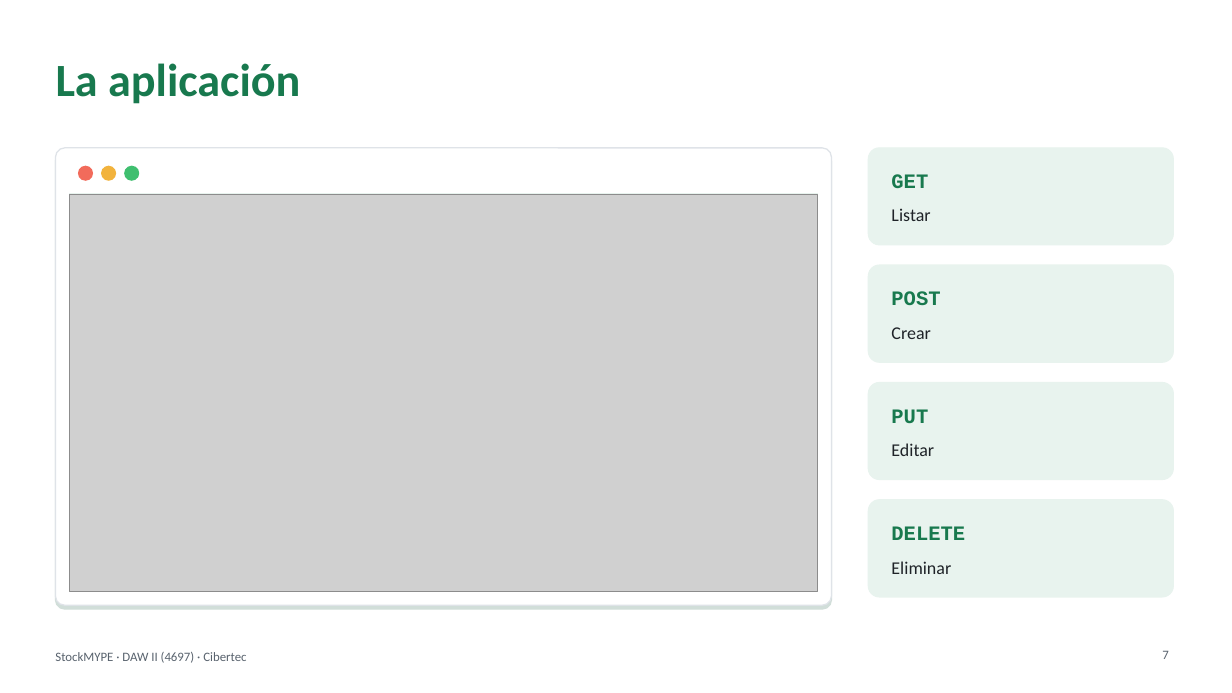
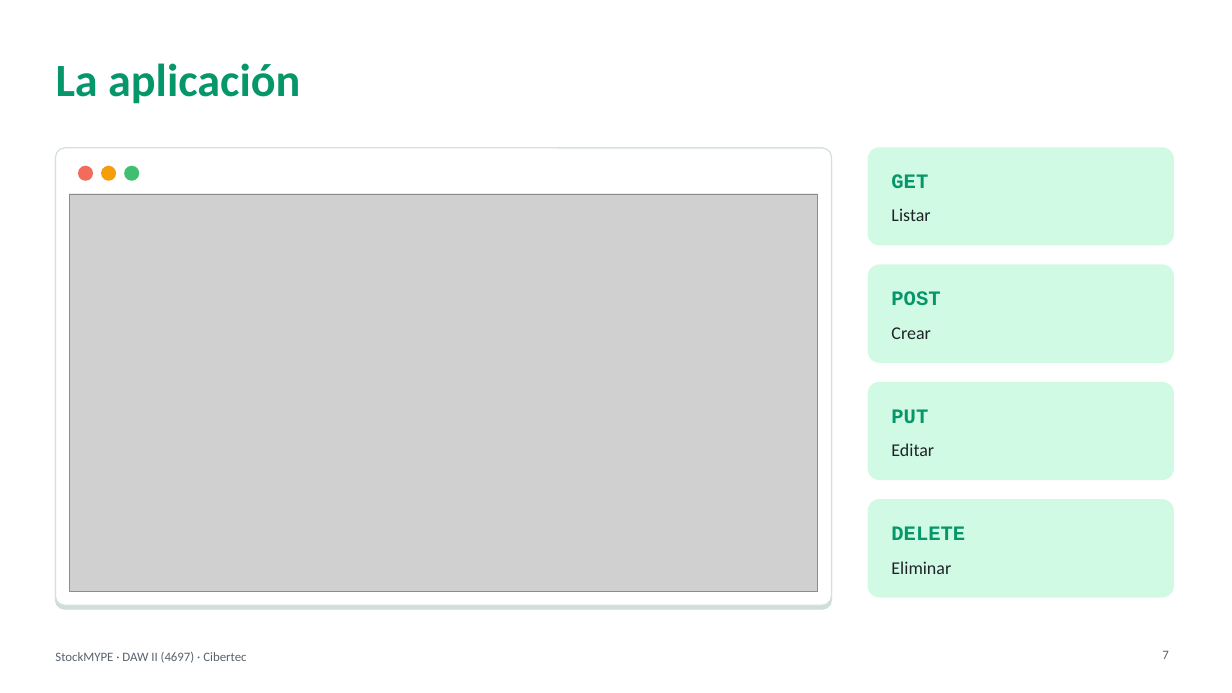
Before and after one commit to nandoxts/DAWII-4697-StockMYPE, a slide deck: slide 7 of docs/Presentacion_StockMYPE_Final.ppt. Drawn at 1232x693 pixels with LibreOffice and Linux fonts; fonts in the diff are those of the drawing; grey boxes stand for pictures; background and template pictures are left out. Boxes give left, top, right and bottom in pixels: in the first picture for what was removed or moved away, otherwise in the second. Text is boxed around its words. In the diff, an @@ line names an element or a change of style, - is before the commit and + after.

```diff
--- a/docs/Presentacion_StockMYPE_Final.ppt
+++ b/docs/Presentacion_StockMYPE_Final.ppt
@@ rounded rectangle at bbox=[55, 148, 831, 605]: outline #DFE3E8 0.99 pt to #D3E3DB 0.99 pt; shadow changed @@
@@ ellipse at bbox=[102, 166, 115, 180]: fill #F2B33D to #F59E0B; outline #F2B33D 0.99 pt to #F59E0B 0.99 pt @@
@@ fill #E8F3EE to #D1FAE5; outline #E8F3EE 0.99 pt to #D1FAE5 0.99 pt in 4 elements at bbox=[868, 148, 1173, 245], bbox=[868, 265, 1173, 362], bbox=[868, 382, 1173, 479], bbox=[868, 500, 1173, 597] @@
@@ text colour #18794E to #059669 in 5 elements at bbox=[56, 63, 300, 104], bbox=[891, 174, 928, 188], bbox=[891, 291, 940, 305], bbox=[891, 409, 928, 423], bbox=[891, 526, 965, 540] @@
```
Also in this commit, not shown: 9 other slides changed, 1 slide added, 2 other files.
